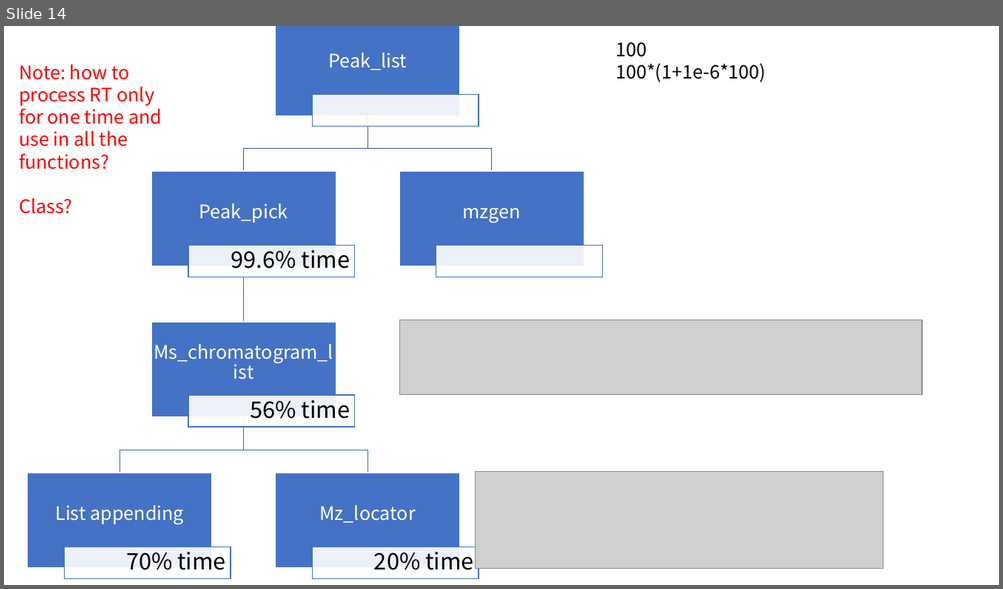
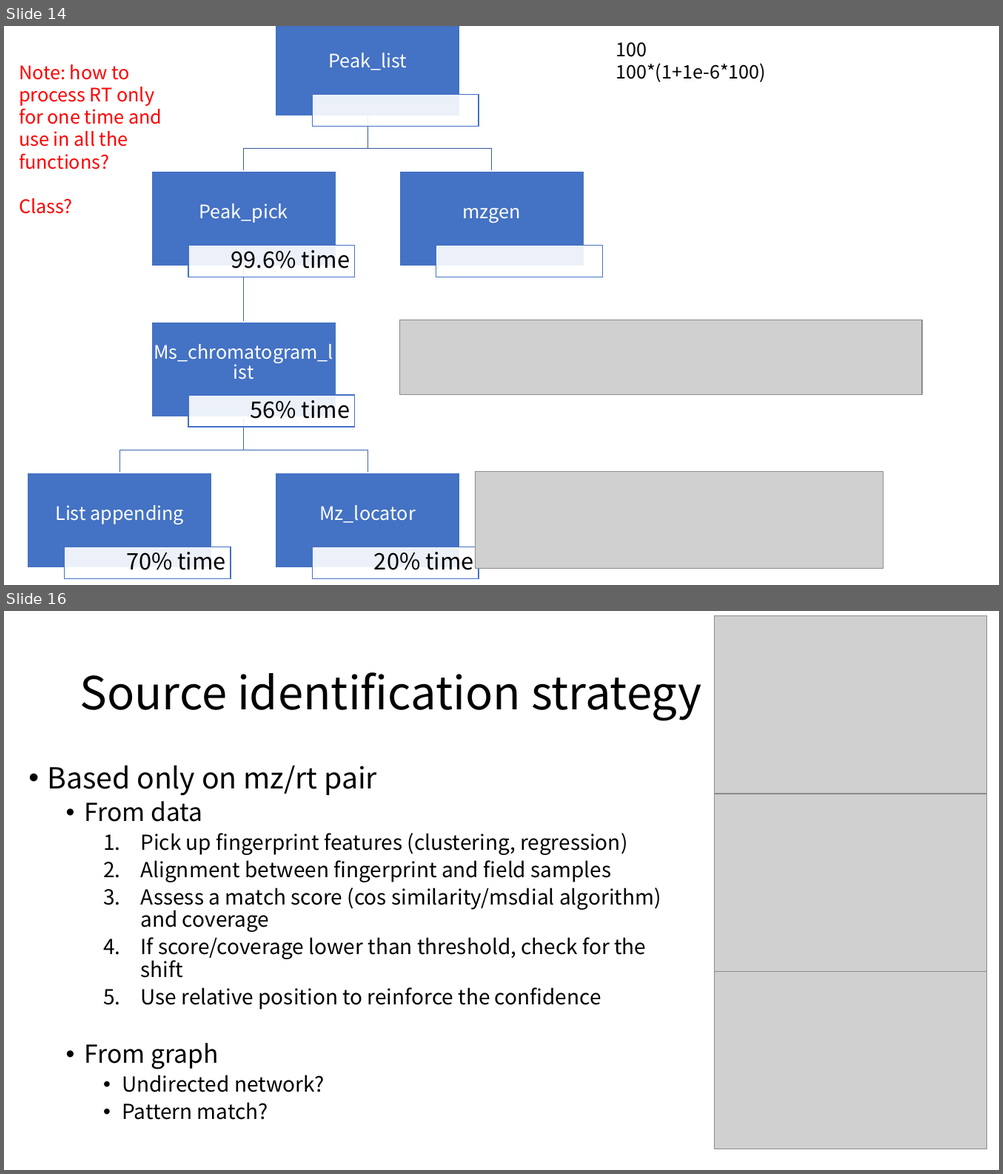
Before and after one commit to XiminHu/mass-suite, a slide deck: doc/CR-20210202.pptx. Shown one above the other, each under a label of ours: slide 14 before the commit, slides 14 and 16 after it; the slides between them are not shown. The pictures are 1003x589 and 1003x1174 pixels, drawn with LibreOffice and Linux fonts; fonts in the diff are those of the drawing; grey boxes stand for pictures. Boxes give left, top, right and bottom in pixels: in the first picture for what was removed or moved away, otherwise in the second. Text is boxed around its words. In the diff, an @@ line names an element or a change of style, - is before the commit and + after.

Commit message:
source pattern rec trail

```diff
--- a/doc/CR-20210202.pptx
+++ b/doc/CR-20210202.pptx
@@ slide 16 added at [4,611,999,1170], background #FFFFFF @@
@@ picture added at [714,616,987,794] @@
@@ title added at [79,672,701,721], 44 pt, text #000000 @@
+Source identification strategy
@@ text added at [47,765,661,1120], 20 pt, text #000000 @@
+• Based only on mz/rt pair
+  • From data
+    1. Pick up fingerprint features (clustering, regression)
+    2. Alignment between fingerprint and field samples
+    3. Assess a match score (cos similarity/msdial algorithm) and coverage
+    4. If score/coverage lower than threshold, check for the shift
+    5. Use relative position to reinforce the confidence
+  • From graph
+    • Undirected network?
+    • Pattern match?
@@ picture added at [714,794,987,971] @@
@@ picture added at [714,972,987,1150] @@
```
Also in this commit, not shown: 3 other slides added, 7 other files.
